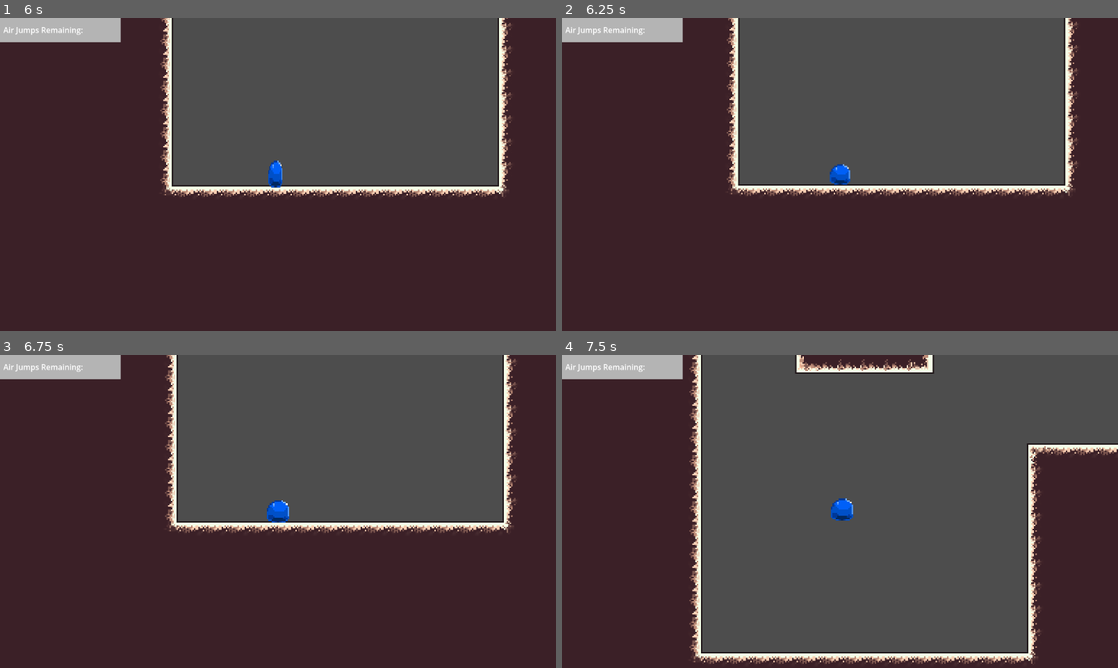
Above: before the commit, frames 1-4 (two rows, left to right).
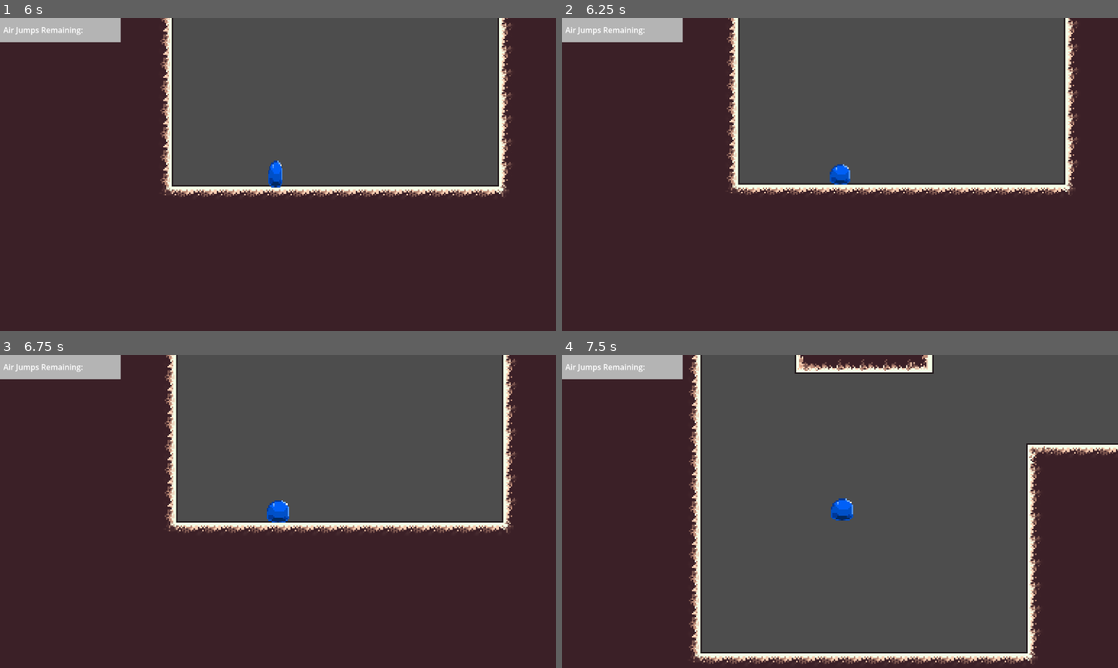
Above: after the commit, the same moments.

Repository: 2026-Hackathon/UnderYourSkin
Game: Godot game, scene res://Scenes/tempmenu.tscn
The game is run twice, just before and just after one commit, with the same random seed, the same clock (stepped at 60 frames per second) and the same inputs.
Inputs (mouse positions are in pixels of both pictures, inside the frame that each line leads up to):
- Up to frame 1 (6 s): click "Play" at 0.5 s; move the mouse to (400, 158) at 1.27 s; click (400, 158) at 1.42 s; tap Enter at 2 s; drag from (166, 190) to (250, 237) at 2.02 s; move the mouse to (333, 105) at 2.77 s; click (333, 105) at 2.92 s; drag from (250, 237) to (111, 127) at 3.52 s; move the mouse to (444, 221) at 4.27 s; click (444, 221) at 4.42 s; drag from (111, 127) to (194, 96) at 5.02 s; move the mouse to (305, 174) at 5.77 s; click (305, 174) at 5.92 s
- Up to frame 2 (6.25 s): no input
- Up to frame 3 (6.75 s): drag from (194, 433) to (166, 527) at 6.52 s
- Up to frame 4 (7.5 s): move the mouse to (962, 495) at 7.27 s; click (962, 495) at 7.42 s

Frame 1 is identical in both runs. In frame 2, 1.7% of the frame differs, in the area x 29-93%, y 0-57%; in frame 3, 1.0%; in frame 4, 1.7%, in the area x 23-100%, y 0-99%.

Commit message:
All Squash/Stretch anims done

Diff:
--- a/under-your-skin/Scenes/TempScene.tscn
+++ b/under-your-skin/Scenes/TempScene.tscn
@@ -250,7 +250,7 @@
 
 [sub_resource type="Animation" id="Animation_rxen8"]
 resource_name = "hit_floor"
-length = 0.26666668
+length = 0.25
 tracks/0/type = "value"
 tracks/0/imported = false
 tracks/0/enabled = true
@@ -278,7 +278,7 @@
 
 [sub_resource type="Animation" id="Animation_8vk26"]
 resource_name = "hit_wall_left"
-length = 0.4
+length = 0.2
 step = 3.0
 tracks/0/type = "value"
 tracks/0/imported = false
@@ -287,10 +287,10 @@
 tracks/0/interp = 1
 tracks/0/loop_wrap = true
 tracks/0/keys = {
-"times": PackedFloat32Array(0, 0.081591055, 0.1986649, 0.25923786),
-"transitions": PackedFloat32Array(1, 1.0717734, 1, 3.1383367),
-"update": 0,
-"values": [Vector2(1, 1), Vector2(0.375, 1.5625), Vector2(1, 1), Vector2(1.3125, 0.4375)]
+"times": PackedFloat32Array(0, 0.081591055, 0.1953449),
+"transitions": PackedFloat32Array(1, 1.0717734, 1),
+"update": 0,
+"values": [Vector2(1, 1), Vector2(0.375, 1.5625), Vector2(1.0625, 0.6875)]
 }
 tracks/1/type = "value"
 tracks/1/imported = false
@@ -299,15 +299,15 @@
 tracks/1/interp = 1
 tracks/1/loop_wrap = true
 tracks/1/keys = {
-"times": PackedFloat32Array(-0.0052280687, 0, 0.094847016, 0.17824812),
-"transitions": PackedFloat32Array(1, 1, 1, 1),
-"update": 0,
-"values": [Vector2(7.6293945e-06, 0), Vector2(-0.24245927, 0), Vector2(-6.9999924, 0), Vector2(7.6293945e-06, 0)]
+"times": PackedFloat32Array(0, 0.094847016, 0.17289302),
+"transitions": PackedFloat32Array(1, 1, 1),
+"update": 0,
+"values": [Vector2(7.6293945e-06, 0), Vector2(-6.9999924, 0), Vector2(7.6293945e-06, 0)]
 }
 
 [sub_resource type="Animation" id="Animation_alasw"]
 resource_name = "hit_wall_right"
-length = 0.4
+length = 0.2
 step = 3.0
 tracks/0/type = "value"
 tracks/0/imported = false
@@ -316,10 +316,10 @@
 tracks/0/interp = 1
 tracks/0/loop_wrap = true
 tracks/0/keys = {
-"times": PackedFloat32Array(0, 0.089224055, 0.1986649, 0.25923786),
-"transitions": PackedFloat32Array(1, 1, 1, 3.1383367),
-"update": 0,
-"values": [Vector2(1, 1), Vector2(0.35984802, 1.750001), Vector2(1, 1), Vector2(1.3125, 0.4375)]
+"times": PackedFloat32Array(0, 0.04941002, 0.124624774, 0.19288376),
+"transitions": PackedFloat32Array(1, 1, 1, 1),
+"update": 0,
+"values": [Vector2(1, 1), Vector2(0.35984802, 1.750001), Vector2(1, 1), Vector2(1.0625, 0.62499976)]
 }
 tracks/1/type = "value"
 tracks/1/imported = false
@@ -328,10 +328,10 @@
 tracks/1/interp = 1
 tracks/1/loop_wrap = true
 tracks/1/keys = {
-"times": PackedFloat32Array(-0.0052280687, 0, 0.0001, 0.094167754, 0.17824812),
-"transitions": PackedFloat32Array(1, 1, 1, 1, 1),
-"update": 0,
-"values": [Vector2(7.6293945e-06, 0), Vector2(-0.24245927, 0), Vector2(6.9999723, 0), Vector2(5.9999723, 0), Vector2(7.6293945e-06, 0)]
+"times": PackedFloat32Array(-0.0052280687, 0, 0.054353718, 0.12050612),
+"transitions": PackedFloat32Array(1, 1, 1, 1),
+"update": 0,
+"values": [Vector2(7.6293945e-06, 0), Vector2(7.6293945e-06, 0), Vector2(5.9999723, 0), Vector2(7.6293945e-06, 0)]
 }
 
 [sub_resource type="AnimationLibrary" id="AnimationLibrary_swl0q"]
@@ -378,6 +378,7 @@
 libraries/ = SubResource("AnimationLibrary_swl0q")
 
 [node name="CollisionShape2D" type="CollisionShape2D" parent="PlayerCharacter" unique_id=660656790]
+visible = false
 shape = SubResource("CircleShape2D_u0k2b")
 debug_color = Color(0.96465665, 0, 0.49433035, 0.41960785)
 
--- a/under-your-skin/Scripts/player_character.gd
+++ b/under-your-skin/Scripts/player_character.gd
@@ -6,7 +6,6 @@
 @export var air_resistance: float = 0.002
 @export var max_drag_distance: float = 100.0
 @export var momentum_conserve: float = 0.2 #Howmuch Velocity to be conserved between jumps
-@export var max_speed: float = 100
 
 #Drag Vars
 var is_dragging: bool = false
@@ -113,25 +112,34 @@
 
 	#Godot Built in Lerper, Applies Velocity
 	move_and_slide()
-
+	was_on_floor = is_on_floor()
 
 
 	#Squashes Based on Velocity
-	was_on_floor = is_on_floor()
+	#abs needed otherwise squash bad
 	if not animation_player.is_playing():
 		sprite.scale.y = lerp(original_scale.y , max_deform_scale.y , abs(delta * velocity.x))
 		sprite.scale.x = lerp(original_scale.x , max_deform_scale.x , abs(delta * velocity.y))
 
 
 	# Animation Player
+	#Detects where collision is then plays corresponding anim
+	#Anim played relative to velocity before collision
+	#Adjust Values if they feel off
+	#Landing condition kinda bullshit but works.
 	if not was_on_floor_prev and was_on_floor and pre_move_velocity.y > 50.0:
 		animation_player.speed_scale = clamp(500 /pre_move_velocity.length(), 0,10)
 		animation_player.play("hit_floor")
-	if is_on_ceiling():
-		animation_player.speed_scale = clamp(500 /pre_move_velocity.length(), 0,10)
+	if is_on_ceiling() and pre_move_velocity.y < -50.0:
+		animation_player.speed_scale = clamp(pre_move_velocity.length()/500, 1,10)
 		animation_player.play("hit_cieling")
-
-
+	if is_on_wall():
+		if pre_move_velocity.x < -50:
+			animation_player.speed_scale = clamp(pre_move_velocity.length()/250, 1.5,8)
+			animation_player.play("hit_wall_left")
+		elif pre_move_velocity.x > 50:
+			animation_player.speed_scale = clamp(pre_move_velocity.length()/250, 1.5,8)
+			animation_player.play("hit_wall_right")
 	#Resets max Jumps, should prevent buggy jump behaviour causing an extra jump
 	if is_on_floor():
 		#If you touch the Floor Bullet Time turns off
@@ -155,7 +163,7 @@
 		#if bounce_value > 0.0:
 			# FIXED: Check pre_move velocity AND collision normal direction
 		var speed_into_surface = -pre_move_velocity.dot(normal)
-		if abs(speed_into_surface) > 40.0:  # Moving INTO surface
+		if abs(speed_into_surface) > 50.0:  # Moving INTO surface
 				velocity = pre_move_velocity.bounce(normal) * bounce_value
 
 				collided = true
